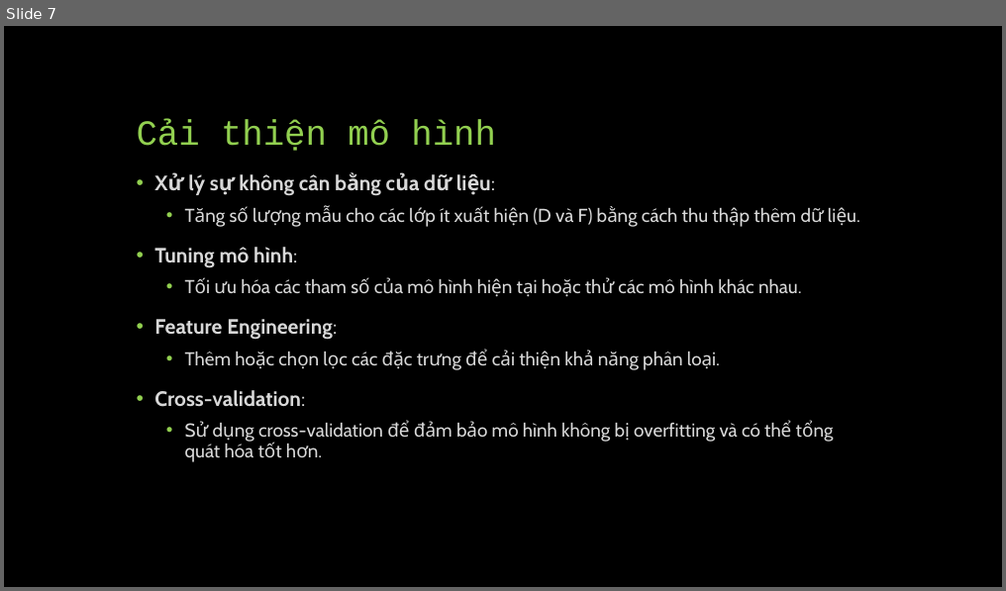
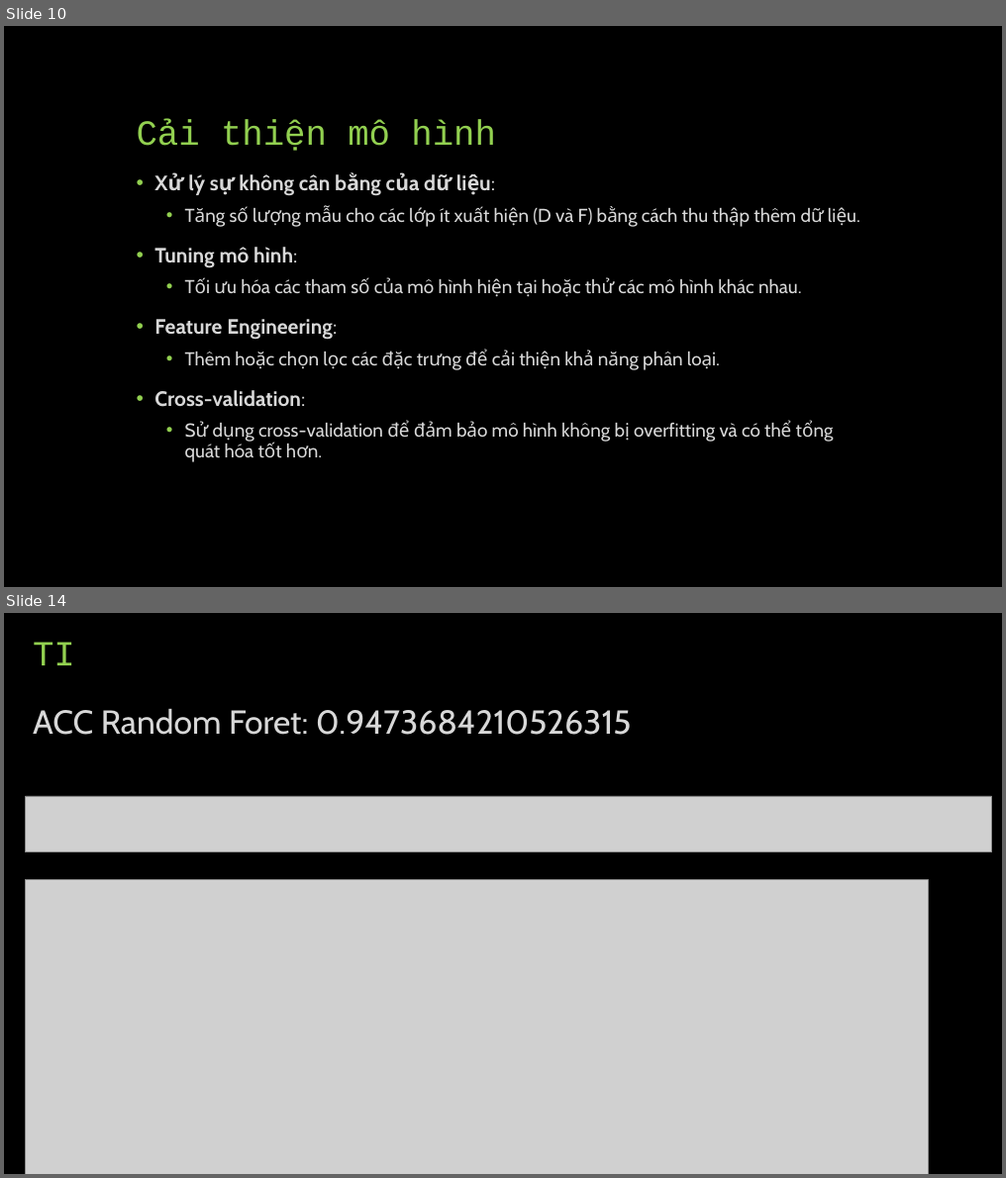
Before and after one commit to quantienquanz/Academic-Impact-Tracker, a slide deck: PPTX/Tuần 4.pptx. Shown one above the other, each under a label of ours: slide 7 before the commit, slides 10 and 14 after it; the slides between them are not shown. The pictures are 1006x591 and 1006x1178 pixels, drawn with LibreOffice and Linux fonts; fonts in the diff are those of the drawing; grey boxes stand for pictures. Boxes give left, top, right and bottom in pixels: in the first picture for what was removed or moved away, otherwise in the second. Text is boxed around its words. In the diff, an @@ line names an element or a change of style, - is before the commit and + after.

```diff
--- a/PPTX/Tuần 4.pptx
+++ b/PPTX/Tuần 4.pptx
@@ slide 14 added at [4,613,1002,1174], background #000000 @@
@@ title added at [33,642,75,665], 34 pt, text #92D050 @@
+TI
@@ text added at [33,708,632,735], 32 pt, text #D8D8D8 @@
+ACC Random Foret: 0.9473684210526315
@@ picture added at [25,796,991,853] @@
@@ picture added at [25,879,928,1174] @@
@@ what was slide 7 is now slide 10 @@
```
Also in this commit, not shown: 5 slides changed, 9 other slides added, 1 slide removed.
